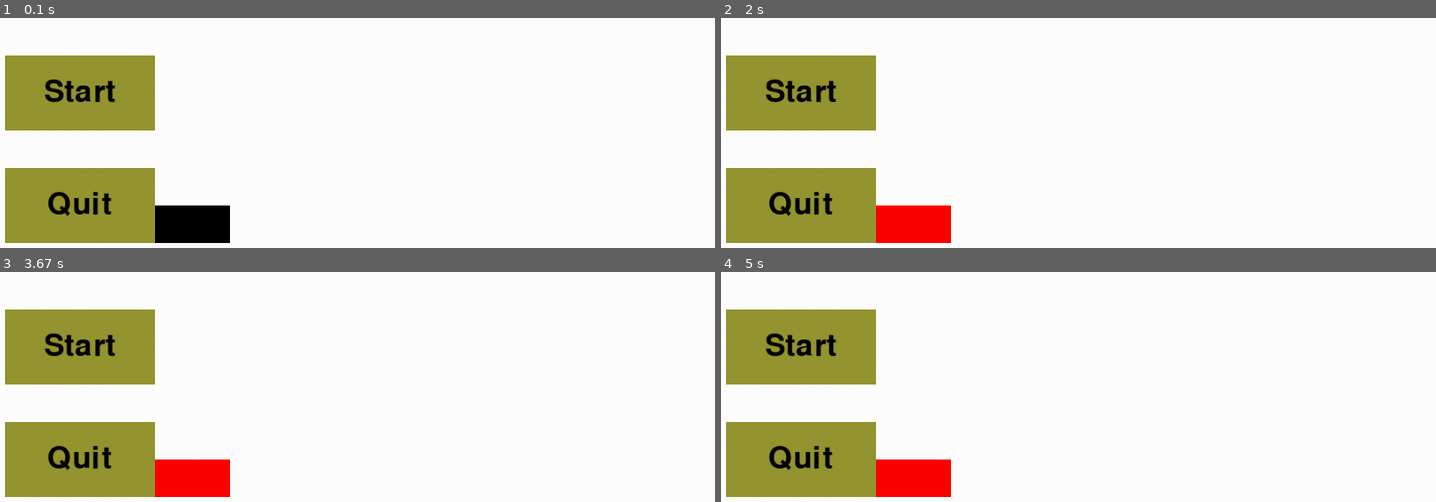
Above: before the commit, frames 1-4 (two rows, left to right).
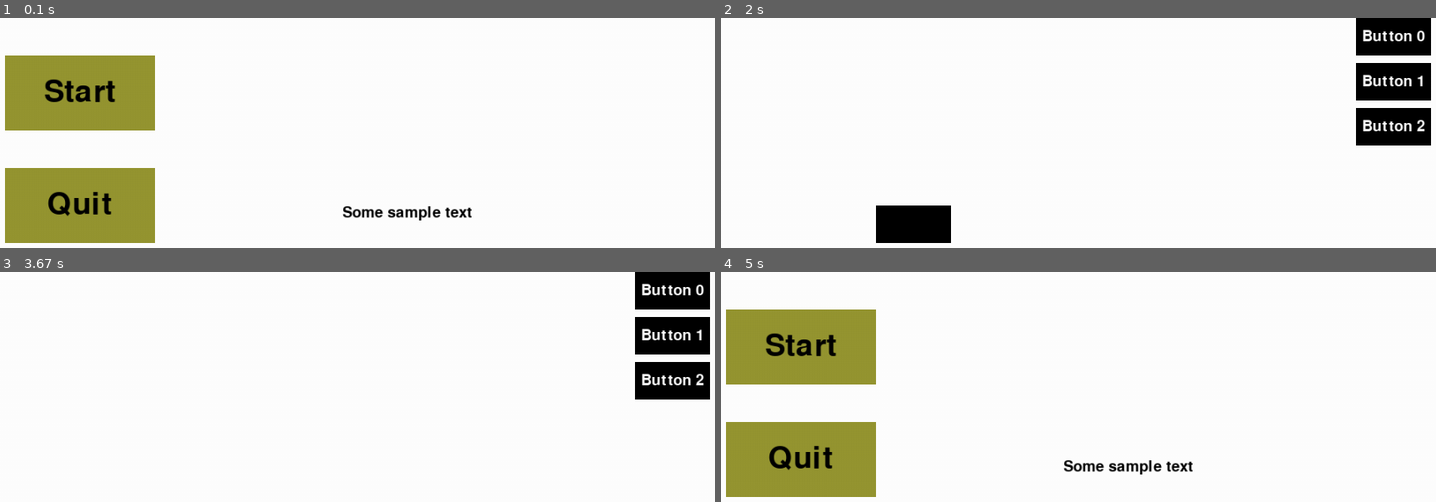
Above: after the commit, the same moments.

Repository: 8BitFishy/pygame_experiment
Game: pygame game, started from main.py
Same seed, same stepped clock (60 frames per second), same inputs: the game is played once before the commit and once after it.
Inputs (mouse positions are in pixels of both pictures, inside the frame that each line leads up to):
- Up to frame 1 (0.1 s): no input
- Up to frame 2 (2 s): click "Start" at 0.38 s; press the mouse at (1393, 36) at 0.7 s; move the mouse to (1142, 84) at 0.8 s; release the mouse at (885, 130) at 0.93 s; press the mouse at (1393, 36) at 1.03 s; move the mouse to (1150, 91) at 1.13 s; release the mouse at (906, 144) at 1.27 s; click (1393, 126) at 1.38 s, where only the run after the commit has a clickable "Button 2"; click "Start" at 1.72 s
- Up to frame 3 (3.67 s): press the mouse at (672, 290) at 2.03 s; move the mouse to (607, 442) at 2.13 s; release the mouse at (outside the picture) at 2.27 s; press the mouse at (672, 290) at 2.37 s; move the mouse to (600, 357) at 2.47 s; release the mouse at (529, 426) at 2.6 s; press the mouse at (672, 336) at 2.7 s; move the mouse to (429, 412) at 2.8 s; release the mouse at (185, 490) at 2.93 s; press the mouse at (672, 290) at 3.03 s; move the mouse to (393, 375) at 3.13 s; release the mouse at (121, 462) at 3.27 s; press the mouse at (672, 290) at 3.37 s; move the mouse to (421, 304) at 3.47 s; release the mouse at (171, 320) at 3.6 s
- Up to frame 4 (5 s): press the mouse at (1393, 380) at 3.7 s; move the mouse to (1250, 368) at 3.8 s; release the mouse at (1114, 357) at 3.93 s; click (799, 320) at 4.05 s; press the mouse at (1393, 290) at 4.37 s; move the mouse to (1357, 308) at 4.47 s; release the mouse at (1314, 324) at 4.6 s; press the mouse at (1393, 380) at 4.7 s; move the mouse to (1350, 446) at 4.8 s; release the mouse at (outside the picture) at 4.93 s

The runs differ from the first frame. In frame 1, 2.2% of the frame differs, in the area x 21-66%, y 81-98%; in frame 2, 20%, in the area x 0-100%, y 0-98%; in frame 3, 20%; in frame 4, 2.2%.

Commit message:
Update main.py

Diff:
--- a/main.py
+++ b/main.py
@@ -1,5 +1,5 @@
 import pygame
-
+import random
 pygame.font.init()
 
 screen_width = 1000
@@ -13,73 +13,119 @@
 main_font_size = 30
 
 button_list = []
+ui = []
+
+
+class Text:
+    def __init__(self, text, text_position, id, text_size=main_font_size, text_font=main_font, text_colour=black, show=True):
+        self.id = id
+        self.show = show
+        self.text_string = text
+        self.text_position = text_position
+        self.text_size = text_size
+        self.font = text_font
+        self.text_colour = text_colour
+        self.text = pygame.font.SysFont(self.font, self.text_size).render(self.text_string, True, self.text_colour)
 
 class Rectangle:
-    def __init__(self, position, size, fill_colour=white):
+    def __init__(self, position, size, id, fill_colour=white, show=True):
+        self.id = id
+        self.show = show
         self.rect_position = position
         self.rect_size = size
         self.fill_colour = fill_colour
+        self.update_button()
+
+    def update_button(self):
         self.rect = pygame.Rect(self.rect_position[0], self.rect_position[1], self.rect_size[0], self.rect_size[1])
 
-class Button(Rectangle):
-    def __init__(self, position, size, fill_colour, button_text, text_font=main_font, text_size=main_font_size, text_colour=black, design_details=None, button_text_position=None, id=None):
-        super().__init__(position, size, fill_colour)
+
+class Button(Rectangle, Text):
+    def __init__(self, position, size, fill_colour, text, button_function=None, text_font=main_font, text_size=main_font_size, text_colour=black, text_position=None, id=None, show=True):
+        Rectangle.__init__(self, position=position, size=size, fill_colour=fill_colour, id=id)
+        Text.__init__(self, text=text, text_position=text_position, text_size=text_size, text_font=text_font, text_colour=text_colour, id=id)
         self.id = id
-        self.button_text = button_text
-        self.button_text_font = pygame.font.SysFont(text_font, text_size)
-        self.button_text = self.button_text_font.render(button_text, True, text_colour)
+        self.button_function = button_function
+        self.show = show
+        if text_position is None:
+            self.assign_text_position()
 
-        if button_text_position is None:
-            self.button_text_position = [(position[0] + (position[0] + size[0]))/2 - self.button_text.get_width()/2, (position[1] + (position[1] + size[1]))/2 - self.button_text.get_height()/2]
+    def assign_text_position(self):
+        self.text_position = [(self.rect_position[0] + (self.rect_position[0] + self.rect_size[0]))/2 - self.text.get_width()/2, (self.rect_position[1] + (self.rect_position[1] + self.rect_size[1]))/2 - self.text.get_height()/2]
+
+
+def Show_Internal_Menu():
+    for item in ui:
+        if "internal" in item.id:
+            item.show = True
 
         else:
-            self.button_text_position = button_text_position
-
-        if design_details is not None:
-            for item in design_details:
-                print(item)
+            item.show = False
 
 
-    def function(self):
-        new_rectangle.fill_colour = (255, 0, 0)
-        print(f"{self.id} pressed")
+def Return_To_Main_Menu():
+    for item in ui:
+        if "main menu" in item.id:
+            item.show = True
+
+        else:
+            item.show = False
+def Show_Quit_Menu():
+    print("Display Quit Menu")
+
+def second_function():
+    new_rectangle.show = not new_rectangle.show
+
+    if new_rectangle.show is True:
+        game_quit_button.button_function = fourth_function
+
+    else:
+        game_quit_button.button_function = third_function
+    print("Second function called")
+
+def third_function():
+    some_text.text_position[0] += 10
+    print("Third function called")
+
+def fourth_function():
+    some_text.text_position[0] -= 10
+    print("fourth function called")
 
 
-#modes (splash screen, campaign overview, pre-scenario, scenario, equipment inspection, calibration)
-# #main menu features splashpage and options for settings, start and exit
-# #settings tbc
-# exit exits
-# #start button opens existing campaign overview
-# #campaign overview details campaign targets and progress with option to explore collected data
-# #start again to proceed to next event#load up event
-# #event is pre-defined tile array
-# #set within certain screen bounds, outside bounds reserved for information overlay
-# #user has set of options based on available equipment
-# #user has access to 'deck' to choose appropriate equipment
-# #equipment details imported from text files with set attributes (tbc, but will include tags)
-# #user assigns organisation of equipment
-# #once user presses start, scenario proceeds
-# #based on rate, user can interact with equipment in order
-#
 
-new_rectangle = Rectangle(position=[250, 250], size=[100, 50], fill_colour=black)
+
 
 def draw_window():
     game_window.fill(white)
 
-    for button in button_list:
-        pygame.draw.rect(game_window, button.fill_colour, button.rect)
-        game_window.blit(button.button_text, (button.button_text_position[0], button.button_text_position[1]))
-        pygame.draw.rect(game_window, new_rectangle.fill_colour, new_rectangle.rect)
+    for item in ui:
+
+        if item.show is True:
+            if isinstance(item, Rectangle):
+                try:
+                    pygame.draw.rect(game_window, item.fill_colour, item.rect)
+
+                except:
+                    print("Not rectangle")
+            if isinstance(item, Text):
+                try:
+                    game_window.blit(item.text, (item.text_position[0], item.text_position[1]))
+
+                except:
+                    print("Not text")
 
     pygame.display.update()
 
+
 def process_mouse_click(mouse_position):
-    # if mouse button pressed, find position of mouse press and reset tile selection mode / visibility
     for button in button_list:
-        if mouse_position[0] >= button.rect.bottomleft[0] and mouse_position[1] <= button.rect.bottomleft[1] and mouse_position[0] <= button.rect.topright[0] and mouse_position[1] >= button.rect.topright[1]:
-            print(f"{button.id} pressed")
-            button.function()
+        if mouse_position[0] >= button.rect.bottomleft[0] and \
+                mouse_position[1] <= button.rect.bottomleft[1] and \
+                mouse_position[0] <= button.rect.topright[0] and \
+                mouse_position[1] >= button.rect.topright[1] and \
+                button.show is True:
+
+            button.button_function()
 
 def run_main():
     clock = pygame.time.Clock()
@@ -93,9 +139,20 @@
                 run = False
                 pygame.quit()
 
+            '''
+            if event.type == pygame.MOUSEMOTION:
+                mouse_position = pygame.mouse.get_pos()
 
+                if mouse_position[0] >= game_start_button.rect.bottomleft[0] and \
+                        mouse_position[1] <= game_start_button.rect.bottomleft[1] and \
+                        mouse_position[0] <= game_start_button.rect.topright[0] and \
+                        mouse_position[1] >= game_start_button.rect.topright[1]:
+                    game_start_button.rect_position = [random.randint(0, screen_width), random.randint(0, screen_height)]
+                    game_start_button.update_button()
+                    game_start_button.assign_text_position()
+            '''
 
-            if event.type == pygame.MOUSEMOTION or event.type == pygame.MOUSEBUTTONDOWN:
+            if event.type == pygame.MOUSEBUTTONDOWN:
                 # detect mouse button presses
                 left_mouse_button, middle, right = pygame.mouse.get_pressed()
                 #find mouse position
@@ -103,7 +160,6 @@
 
                 # if left mouse button or arrow key press detected
                 if left_mouse_button:
-                    #print(f"Mouse button down")
                     process_mouse_click(mouse_position)
 
         draw_window()
@@ -111,10 +167,26 @@
 
 
 if __name__ == '__main__':
-    game_start_button = Button(id="start button", position=[50, 50], size=[200, 100], fill_colour=(150, 150, 50),
-                               button_text="Start", text_size=60)
-    game_quit_button = Button(id="quit button", position=[50, 200], size=[200, 100], fill_colour=(150, 150, 50),
-                               button_text="Quit", text_size=60)
+
+    game_start_button = Button(id="main menu start button", position=[50, 50], size=[200, 100], fill_colour=(150, 150, 50),
+                               text="Start", text_size=60, button_function=Show_Internal_Menu)
+    game_quit_button = Button(id="main menu quit button", position=[50, 200], size=[200, 100], fill_colour=(150, 150, 50),
+                               text="Quit", text_size=60, button_function=Show_Quit_Menu)
+    new_rectangle = Rectangle(position=[250, 250], size=[100, 50], fill_colour=black, show=False, id="internal menu")
+
+    functions = [second_function, second_function, Return_To_Main_Menu]
+    for i in range(3):
+
+        new_button = Button(id=f"internal menu button {i}", position=[screen_width-110, 60*i], size=[100, 50], fill_colour=black, text=f"Button {i}", text_colour=white, button_function=functions[i], show=False)
+        ui.append(new_button)
+        button_list.append(new_button)
+
+    some_text = Text(text="Some sample text", text_position=[500, 250], id="main menu")
+
+    ui.append(game_start_button)
+    ui.append(game_quit_button)
+    ui.append(new_rectangle)
+    ui.append(some_text)
 
     button_list.append(game_start_button)
     button_list.append(game_quit_button)
